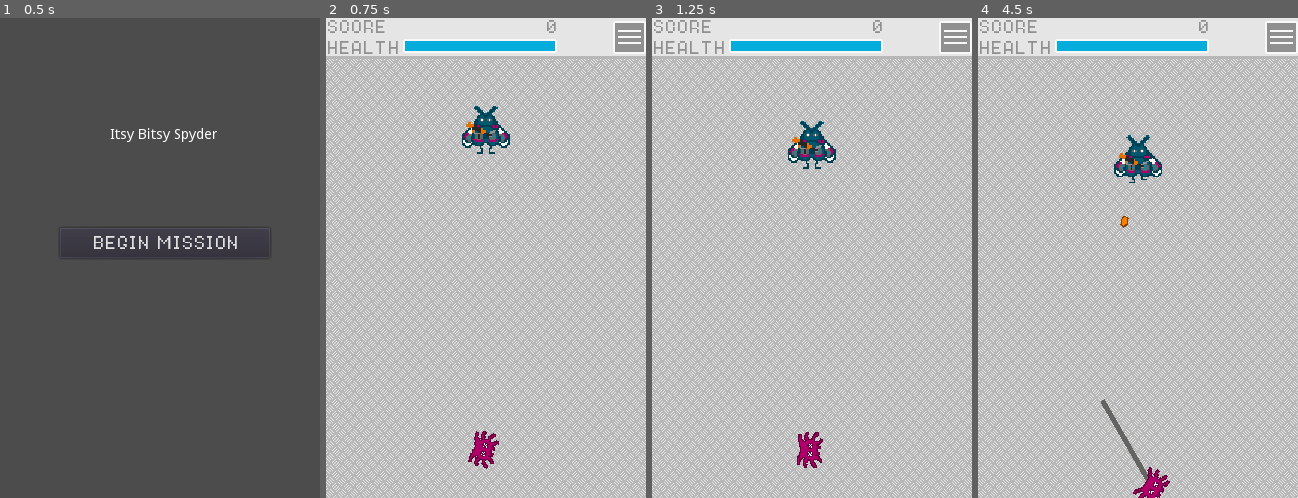
Above: before the commit, frames 1-4 (left to right).
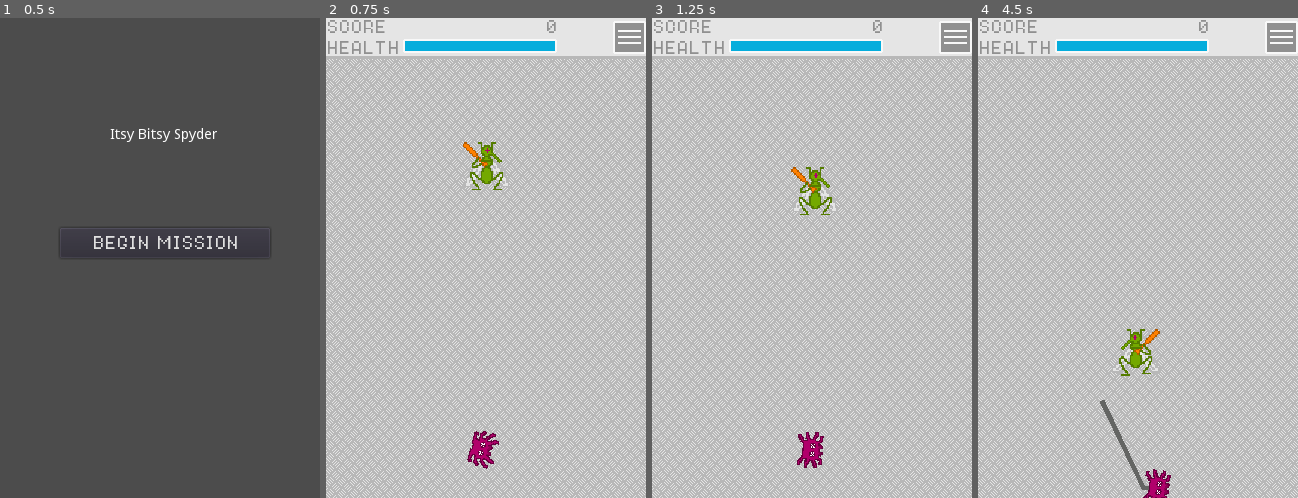
Above: after the commit, the same moments.

Repository: marc-jones/gameoff2019
Game: Godot game, scene res://assets/scenes/SceneManager.tscn
The game is run twice, just before and just after one commit, with the same random seed, the same clock (stepped at 60 frames per second) and the same inputs.
Inputs (mouse positions are in pixels of both pictures, inside the frame that each line leads up to):
- Up to frame 1 (0.5 s): no input
- Up to frame 2 (0.75 s): click "BEGIN MISSION" at 0.5 s
- Up to frame 3 (1.25 s): no input
- Up to frame 4 (4.5 s): move the mouse to (1208, 234) at 1.27 s; click (1208, 234) at 1.42 s; drag from (1074, 282) to (1122, 354) at 2.02 s; move the mouse to (1170, 152) at 2.77 s; click (1170, 152) at 2.92 s; drag from (1122, 354) to (1042, 186) at 3.52 s; move the mouse to (1234, 330) at 4.27 s; click (1234, 330) at 4.42 s

Frame 1 is identical in both runs. In frame 2, 1.7% of the frame differs, in the area x 42-58%, y 18-94%; in frame 3, 1.7%; in frame 4, 2.2%, in the area x 38-61%, y 24-100%.

Commit message:
Added difficulty curve and bouncing bullets

Diff:
--- a/assets/scenes/Game.tscn
+++ b/assets/scenes/Game.tscn
@@ -142,7 +142,6 @@
 scale = Vector2( 1.2, 1.2 )
 frames = SubResource( 7 )
 animation = "idle"
-frame = 3
 playing = true
 
 [node name="KillZone" type="Area2D" parent="PlayArea"]
@@ -165,7 +164,7 @@
 visible = false
 position = Vector2( 160, 90 )
 frames = SubResource( 8 )
-frame = 1
+frame = 2
 playing = true
 
 [node name="Overlay" type="TextureRect" parent="HUD"]
@@ -252,54 +251,57 @@
 anchor_right = 1.0
 anchor_bottom = 0.5
 margin_left = 20.0
-margin_top = 140.0
+margin_top = 110.0
 margin_right = 300.0
-margin_bottom = 343.0
+margin_bottom = 370.0
 custom_constants/separation = 20
 alignment = 1
 
 [node name="Title" type="Label" parent="HUD/PauseMenu"]
-margin_right = 280.0
-margin_bottom = 17.0
+margin_top = 16.0
+margin_right = 280.0
+margin_bottom = 33.0
 custom_fonts/font = ExtResource( 20 )
 text = "PAUSED"
 align = 1
 valign = 1
 
 [node name="Continue" type="Button" parent="HUD/PauseMenu"]
-margin_top = 37.0
-margin_right = 280.0
-margin_bottom = 60.0
+margin_top = 53.0
+margin_right = 280.0
+margin_bottom = 83.0
+rect_min_size = Vector2( 0, 30 )
 custom_fonts/font = ExtResource( 20 )
 shortcut_in_tooltip = false
 text = "CONTINUE"
 
 [node name="Restart" type="Button" parent="HUD/PauseMenu"]
-margin_top = 80.0
-margin_right = 280.0
-margin_bottom = 103.0
+margin_top = 103.0
+margin_right = 280.0
+margin_bottom = 133.0
+rect_min_size = Vector2( 0, 30 )
 custom_fonts/font = ExtResource( 20 )
 shortcut_in_tooltip = false
 text = "RESTART"
 
 [node name="QuitToMenu" type="Button" parent="HUD/PauseMenu"]
-margin_top = 123.0
-margin_right = 280.0
-margin_bottom = 146.0
+margin_top = 153.0
+margin_right = 280.0
+margin_bottom = 183.0
+rect_min_size = Vector2( 0, 30 )
 custom_fonts/font = ExtResource( 20 )
 shortcut_in_tooltip = false
 text = "QUIT TO MENU"
 
 [node name="Invert" type="CheckButton" parent="HUD/PauseMenu"]
-margin_top = 166.0
-margin_right = 280.0
-margin_bottom = 206.0
+margin_top = 203.0
+margin_right = 280.0
+margin_bottom = 243.0
 custom_fonts/font = ExtResource( 20 )
 shortcut_in_tooltip = false
 text = "INVERT MOVEMENT"
 
 [node name="DeathMenu" type="VBoxContainer" parent="HUD"]
-editor/display_folded = true
 visible = false
 anchor_top = 0.5
 anchor_right = 1.0
@@ -312,33 +314,36 @@
 alignment = 1
 
 [node name="Title" type="Label" parent="HUD/DeathMenu"]
-margin_top = 30.0
-margin_right = 280.0
-margin_bottom = 47.0
+margin_top = 18.0
+margin_right = 280.0
+margin_bottom = 35.0
 custom_fonts/font = ExtResource( 20 )
 text = "GAME OVER"
 align = 1
 valign = 1
 
 [node name="Restart" type="Button" parent="HUD/DeathMenu"]
-margin_top = 67.0
-margin_right = 280.0
-margin_bottom = 90.0
+margin_top = 55.0
+margin_right = 280.0
+margin_bottom = 85.0
+rect_min_size = Vector2( 0, 30 )
 custom_fonts/font = ExtResource( 20 )
 shortcut_in_tooltip = false
 text = "RESTART"
 
 [node name="TwitterShare" type="Button" parent="HUD/DeathMenu"]
-margin_top = 110.0
-margin_right = 280.0
-margin_bottom = 130.0
+margin_top = 105.0
+margin_right = 280.0
+margin_bottom = 135.0
+rect_min_size = Vector2( 0, 30 )
 custom_fonts/font = ExtResource( 20 )
 text = "SHARE ON TWITTER"
 
 [node name="QuitToMenu" type="Button" parent="HUD/DeathMenu"]
-margin_top = 150.0
-margin_right = 280.0
-margin_bottom = 173.0
+margin_top = 155.0
+margin_right = 280.0
+margin_bottom = 185.0
+rect_min_size = Vector2( 0, 30 )
 custom_fonts/font = ExtResource( 20 )
 shortcut_in_tooltip = false
 text = "QUIT TO MENU"
--- a/assets/scripts/Bullet.gd
+++ b/assets/scripts/Bullet.gd
@@ -1,7 +1,9 @@
 extends KinematicBody2D
 
-var speed = 80
+var speed = 150
 var velocity : Vector2
+
+var speed_up_amount = 30
 
 var reflected_bullet = preload("res://assets/images/bullet_reflected.png")
 
@@ -9,13 +11,14 @@
 
 func _ready():
 	add_to_group('enemy')
+	add_to_group('bullet')
 
 func _enter_tree():
 	var game_manager = get_tree().get_root().get_node("SceneManager/GameManager")
 	var player = game_manager.get_node("PlayArea/Player")
 	var _discard = game_manager.get_node("PlayArea/KillZone").connect(
 		"body_entered", self, "enter_killzone_callback")
-	$VisibilityNotifier2D.connect("screen_exited", self, "destroy")
+	_discard = $VisibilityNotifier2D.connect("screen_exited", self, "destroy")
 	_discard = connect("enemy_hit", player, "register_hit")
 
 func _physics_process(delta):
@@ -24,9 +27,10 @@
 	if not collision == null:
 		if collision.collider.is_in_group("trail"):
 			convert_to_reflected_bullet()
-			velocity = velocity.bounce(collision.normal)
+			speed += speed_up_amount
+			velocity = velocity.bounce(collision.normal).normalized()*speed
 		if collision.collider.is_in_group("enemy"):
-			collision.collider.enter_killzone_callback(collision.collider)
+			collision.collider.register_shot()
 			destroy()
 		if collision.collider.is_in_group("player"):
 			emit_signal("enemy_hit")
--- a/assets/scripts/Enemy.gd
+++ b/assets/scripts/Enemy.gd
@@ -8,9 +8,17 @@
 
 signal enemy_died
 
+var flash_interval = 0.1
+var flash_duration = 0.5
+var current_flash_duration = 0
+var flashing = false
+
 func _ready():
 	add_to_group('enemy')
 	set_walk_animation()
+
+func _process(delta):
+	manage_flashing(delta)
 
 func _enter_tree():
 	var game_manager = get_tree().get_root().get_node("SceneManager/GameManager")
@@ -31,7 +39,6 @@
 
 func enter_killzone_callback(body):
 	if body == self:
-		emit_signal("enemy_died", score)
 		kill()
 
 func set_idle_animation():
@@ -46,4 +53,18 @@
 	pass
 
 func kill():
+	emit_signal("enemy_died", score)
 	queue_free()
+
+func manage_flashing(delta):
+	if flashing:
+		current_flash_duration += delta
+		if int(floor(current_flash_duration / flash_interval)) % 2 == 0:
+			$AnimatedSprite.modulate = Color(10, 10, 10, 10)
+		else:
+			$AnimatedSprite.modulate = Color(1, 1, 1, 1)
+		if flash_duration < current_flash_duration:
+			kill()
+
+func register_shot():
+	flashing = true
--- a/assets/scripts/EnemyDirector.gd
+++ b/assets/scripts/EnemyDirector.gd
@@ -6,30 +6,61 @@
 var attack_angle_vector = Vector2(1, 0)
 var idle_start_angle_vector = Vector2(0, -1)
 
+var gnat_difficulty_log_scale = 1.5
+
 const GnatTemplate = preload("res://assets/scenes/Gnat.tscn")
 const MothTemplate = preload("res://assets/scenes/Moth.tscn")
 
+var margin_h = 40
+var margin_v = 80
+var min_enemy_spacing = 60
+
 func _init():
 	pass
 
 func get_enemy_vector(current_level):
-	var starting_midpoint = get_viewport_rect().size
-	starting_midpoint.y /= 3
-	starting_midpoint.x /= 2
-	var number_of_gnats = min(6, current_level)
+	# Curve equations
+	var number_of_gnats = floor(log(current_level+1) / log(gnat_difficulty_log_scale))
+	var number_of_moths = min(floor(current_level / 4), 4)
+	# Curve equations end
+	var enemy_vector = []
+	var viewport_dims = get_viewport_rect().size
+	var max_enemies_per_row = floor((viewport_dims.x - (2*margin_h)) / min_enemy_spacing) + 1
+	var enemy_spacing = int((viewport_dims.x - (2*margin_h)) / (max_enemies_per_row - 1))
+	var current_row = 0
+	var current_col = 0
+	for idx in range(number_of_moths):
+		var starting_x_pos = margin_h
+		var remaining_enemies = number_of_moths - (current_row*max_enemies_per_row)
+		if remaining_enemies < max_enemies_per_row:
+			starting_x_pos = (viewport_dims.x - enemy_spacing*(remaining_enemies-1))/2
+		var moth = MothTemplate.instance()
+		moth.position.x = starting_x_pos + (current_col*enemy_spacing)
+		moth.position.y = margin_v + (current_row*enemy_spacing)
+		enemy_vector.append(moth)
+		current_col += 1
+		if (max_enemies_per_row - 1) < current_col:
+			current_col = 0
+			current_row += 1
+	current_row += 1
+	current_col = 0
 	var offset_positions = return_gnat_offset_positions(number_of_gnats)
-	var enemy_vector = []
 	for idx in range(number_of_gnats):
+		var starting_x_pos = margin_h
+		var remaining_enemies = number_of_gnats - (
+			(current_row - ceil(number_of_gnats/max_enemies_per_row))*max_enemies_per_row)
+		if remaining_enemies < max_enemies_per_row:
+			starting_x_pos = (viewport_dims.x - enemy_spacing*(remaining_enemies-1))/2
 		var gnat = GnatTemplate.instance()
 		var offset = offset_positions[idx]
-		gnat.position = starting_midpoint + offset
 		gnat.set_target_offset(offset)
+		gnat.position.x = starting_x_pos + (current_col*enemy_spacing)
+		gnat.position.y = margin_v + (current_row*enemy_spacing)
 		enemy_vector.append(gnat)
-	# DEBUG
-	var moth = MothTemplate.instance()
-	moth.position = starting_midpoint
-	moth.position.y /= 1.5
-	enemy_vector.append(moth)
+		current_col += 1
+		if (max_enemies_per_row - 1) < current_col:
+			current_col = 0
+			current_row += 1
 	return(enemy_vector)
 
 func return_gnat_offset_positions(enemy_number):
--- a/assets/scripts/GameManager.gd
+++ b/assets/scripts/GameManager.gd
@@ -18,7 +18,7 @@
 
 signal score_change
 
-var current_level = 0
+var current_level = 1
 var EnemyDirectorTemplate = load("res://assets/scripts/EnemyDirector.gd")
 var enemy_director
 
--- a/assets/scripts/Overlay.gd
+++ b/assets/scripts/Overlay.gd
@@ -10,6 +10,8 @@
 var combo = 1
 var score_increase_speed = 1000
 
+var player
+
 # Health variables
 var health_bar
 var displayed_health
@@ -21,11 +23,12 @@
 
 func _enter_tree():
 	var game_manager = get_tree().get_root().get_node("SceneManager/GameManager")
+	player = game_manager.get_node("PlayArea/Player")
 	var _discard = game_manager.connect(
 		"score_change", self, "score_change_callback")
-	_discard = game_manager.get_node("PlayArea/Player").connect(
+	_discard = player.connect(
 		"player_health_change", self, "health_change_callback")
-	health_change_callback(game_manager.get_node("PlayArea/Player").health)
+	health_change_callback(player.health)
 
 func health_change_callback(health):
 	if displayed_health == null:
@@ -46,6 +49,8 @@
 	if combo_threshold <= time_since_score and not queued_up_score_to_add == 0:
 		current_score_total += queued_up_score_to_add * combo
 		queued_up_score_to_add = 0
+		if 1 < combo:
+			player.combo_regen()
 	if displayed_score_total < current_score_total:
 		var amount_to_add = 0
 		if score_increase_speed*delta > 0:
--- a/assets/scripts/Player.gd
+++ b/assets/scripts/Player.gd
@@ -25,13 +25,20 @@
 var current_flash_duration = 0
 var flashing = false
 
+var combo_regen_amount = 10
+
 var movement_direction : Vector2
+
+var deceleration_rate = 1.5
+
+var trail
 
 func _ready():
 	add_to_group("player")
 	drag_indicator = get_node("../DragIndicator")
 
 func _enter_tree():
+	trail = get_node("../Trail")
 	health_change(100)
 
 # Called every frame. 'delta' is the elapsed time since the previous frame.
@@ -46,8 +53,17 @@
 	if position.distance_to(current_target) > snap_distance:
 		$AnimatedSprite.play("jumping")
 		current_rotation = position.angle_to_point(current_target) + PI/2
-		var _discard = move_and_slide(position.direction_to(current_target)*
-			position.distance_to(current_target)*current_speed)
+		var collision = move_and_collide(position.direction_to(current_target)*
+			position.distance_to(current_target)*current_speed*delta)
+		if collision:
+			if collision.collider.is_in_group("bullet"):
+				register_hit()
+				collision.collider.destroy()
+			else:
+				trail.add_point(position)
+				movement_direction = movement_direction.slide(collision.normal).normalized()
+				current_target = position + (movement_direction *
+					position.distance_to(current_target) / deceleration_rate)
 		emit_signal("moved", position)
 		moving = true
 	else:
@@ -85,6 +101,7 @@
 	current_target = point
 
 func move_to(point):
+	movement_direction = position.direction_to(point)
 	current_target = point
 
 func register_hit():
@@ -95,6 +112,7 @@
 
 func health_change(add_value):
 	health += add_value
+	health = clamp(health, 0, 100)
 	emit_signal("player_health_change", health)
 
 func incapacitate(length):
@@ -113,3 +131,6 @@
 			flashing = false
 			current_flash_duration = 0
 			$AnimatedSprite.modulate = Color(1, 1, 1, 1)
+
+func combo_regen():
+	health_change(combo_regen_amount)
--- a/assets/scripts/Trail.gd
+++ b/assets/scripts/Trail.gd
@@ -15,6 +15,9 @@
 var polygon_width = 2
 
 signal shape_completed
+
+# How different does a new point have to be to add a new one
+var add_point_threshold = 10
 
 func _ready():
 	add_to_group("trail")
@@ -55,7 +58,7 @@
 	return(input_point_list)
 
 func add_point(point:Vector2):
-	if not (not len(point_list) == 0 and point_list[0] == point):
+	if not (not len(point_list) == 0 and point_list[0].distance_to(point) < add_point_threshold):
 		point_list.insert(0, point)
 		point_list = length_check(point_list)
 
